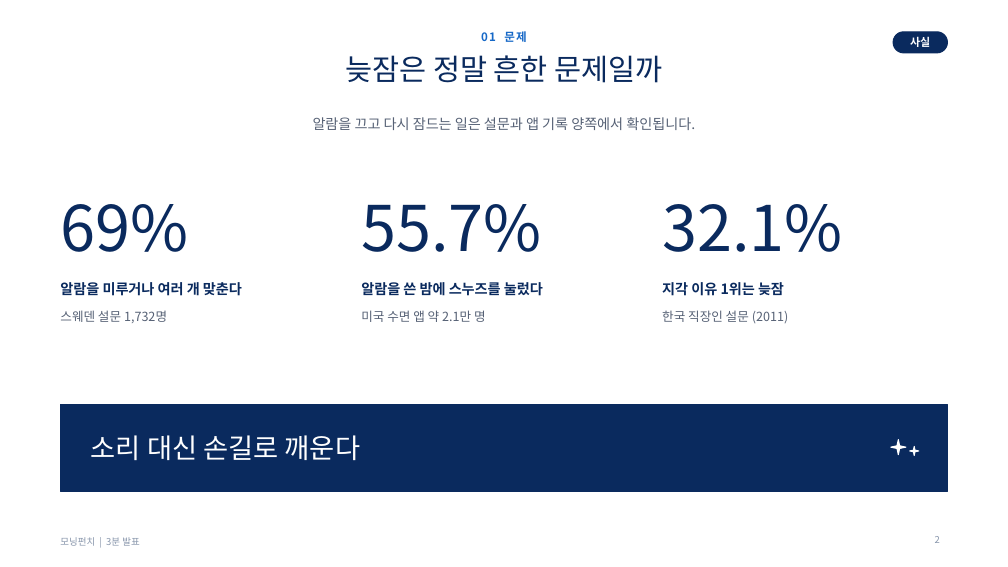
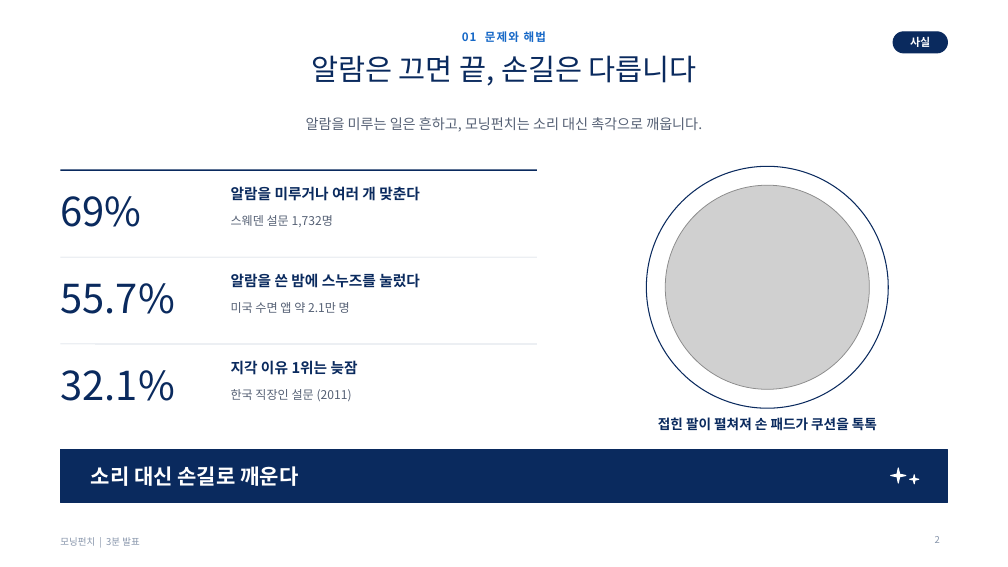
Before and after one commit to g975682-source/-, a slide deck: slide 2 of MorningPunch_Pitch_3min.pptx. Drawn at 1008x567 pixels with LibreOffice and Linux fonts; fonts in the diff are those of the drawing; grey boxes stand for pictures; background and template pictures are left out. Boxes give left, top, right and bottom in pixels: in the first picture for what was removed or moved away, otherwise in the second. Text is boxed around its words. In the diff, an @@ line names an element or a change of style, - is before the commit and + after.

```diff
--- a/MorningPunch_Pitch_3min.pptx
+++ b/MorningPunch_Pitch_3min.pptx
@@ title at box(311, 55, 697, 86): text changed @@
-늦잠은 정말 흔한 문제일까
+알람은 끄면 끝, 손길은 다릅니다
@@ text at box(462, 31, 546, 42): text changed @@
-01 문제
+01 문제와 해법
@@ text at box(306, 117, 702, 131): text changed @@
-알람을 끄고 다시 잠드는 일은 설문과 앱 기록 양쪽에서 확인됩니다.
+알람을 미루는 일은 흔하고, 모닝펀치는 소리 대신 촉각으로 깨웁니다.
@@ line added from (60, 170) to (537, 170), #0A2A5E 1.25 pt @@
@@ ellipse added at box(647, 166, 889, 408), outline #0A2A5E 1 pt @@
@@ text "69%": place and size @@
-text "69%" at box(60, 204, 188, 252)
+text "69%" at box(60, 196, 141, 227)
@@ text "알람을 미루거나 여러 개 맞춘다": place and size @@
-text "알람을 미루거나 여러 개 맞춘다" at box(60, 282, 242, 296)
+text "알람을 미루거나 여러 개 맞춘다" at box(231, 186, 420, 201)
@@ picture added at box(665, 185, 870, 389) @@
@@ text "스웨덴 설문 1,732명": place and size @@
-text "스웨덴 설문 1,732명" at box(60, 310, 167, 323)
+text "스웨덴 설문 1,732명" at box(231, 215, 333, 227)
@@ text "55.7%": place and size @@
-text "55.7%" at box(361, 204, 541, 252)
+text "55.7%" at box(60, 283, 174, 314)
@@ line added from (60, 257) to (537, 257), #CBD3DF 0.5 pt @@
@@ text "알람을 쓴 밤에 스누즈를 눌렀다": place and size @@
-text "알람을 쓴 밤에 스누즈를 눌렀다" at box(361, 282, 543, 296)
+text "알람을 쓴 밤에 스누즈를 눌렀다" at box(231, 273, 420, 288)
@@ text "미국 수면 앱 약 2.1만 ...": place and size @@
-text "미국 수면 앱 약 2.1만 ..." at box(361, 310, 486, 322)
+text "미국 수면 앱 약 2.1만 ..." at box(231, 302, 350, 313)
@@ size 60 to 38 pt; vertical alignment top to middle in 3 elements at box(60, 196, 141, 227), box(60, 283, 174, 314), box(60, 370, 174, 401) @@
@@ text "32.1%": place and size @@
-text "32.1%" at box(662, 204, 842, 252)
+text "32.1%" at box(60, 370, 174, 401)
@@ line added from (60, 344) to (537, 344), #CBD3DF 0.5 pt @@
@@ size 13.5 to 14 pt in 3 elements at box(231, 273, 420, 288), box(231, 186, 420, 201), box(231, 360, 358, 375) @@
@@ text "지각 이유 1위는 늦잠": place and size @@
-text "지각 이유 1위는 늦잠" at box(662, 282, 784, 296)
+text "지각 이유 1위는 늦잠" at box(231, 360, 358, 375)
@@ size 12 to 11.5 pt in 3 elements at box(231, 302, 350, 313), box(231, 215, 333, 227), box(231, 389, 352, 401) @@
@@ text "한국 직장인 설문 (2011)": place and size @@
-text "한국 직장인 설문 (2011)" at box(662, 310, 788, 323)
+text "한국 직장인 설문 (2011)" at box(231, 389, 352, 401)
@@ text added at box(658, 417, 877, 431), 13 pt, text #0A2A5E, bold @@
+접힌 팔이 펼쳐져 손 패드가 쿠션을 톡톡
@@ rectangle: place and size @@
-rectangle at box(60, 405, 948, 492)
+rectangle at box(60, 450, 948, 503)
@@ text "소리 대신 손길로 깨운다": place and size @@
-text "소리 대신 손길로 깨운다" at box(91, 435, 360, 460)
+text "소리 대신 손길로 깨운다" at box(91, 466, 298, 486)
@@ text "소리 대신 손길로 깨운다" at box(91, 466, 298, 486): size 26 to 20 pt, bold on @@
@@ star: place and size @@
-star at box(891, 440, 906, 455)
+star at box(891, 468, 906, 483)
@@ star: place and size @@
-star at box(910, 447, 919, 456)
+star at box(910, 475, 919, 484)
```
Also in this commit, not shown: 2 other slides changed, 1 slide added, 3 slides removed, 2 other files.
